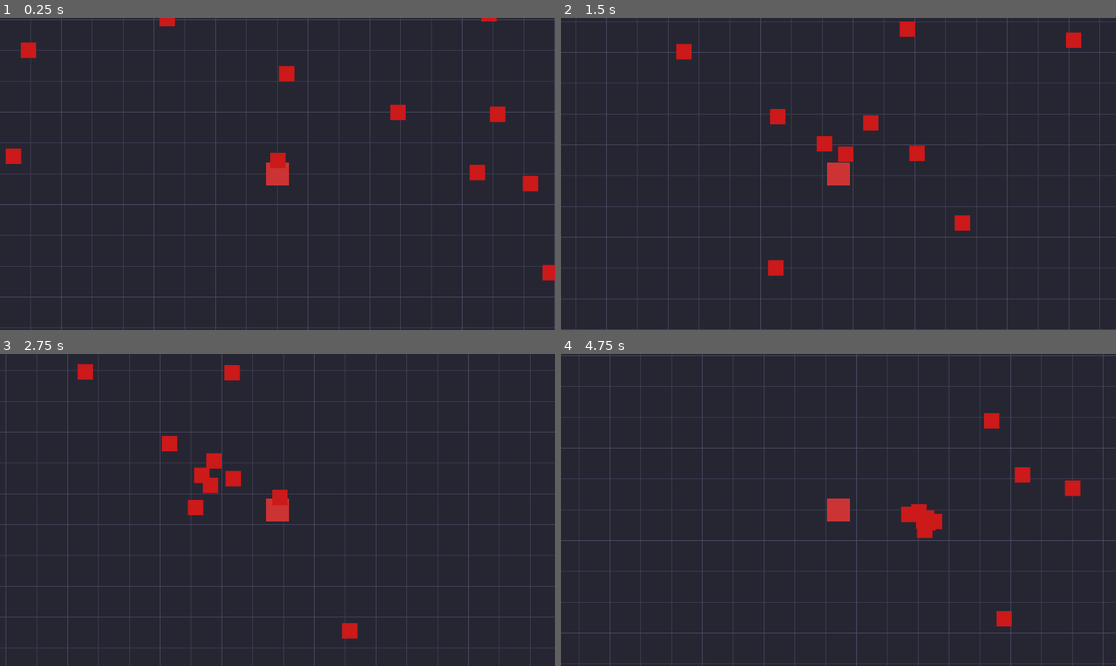
Above: before the commit, frames 1-4 (two rows, left to right).
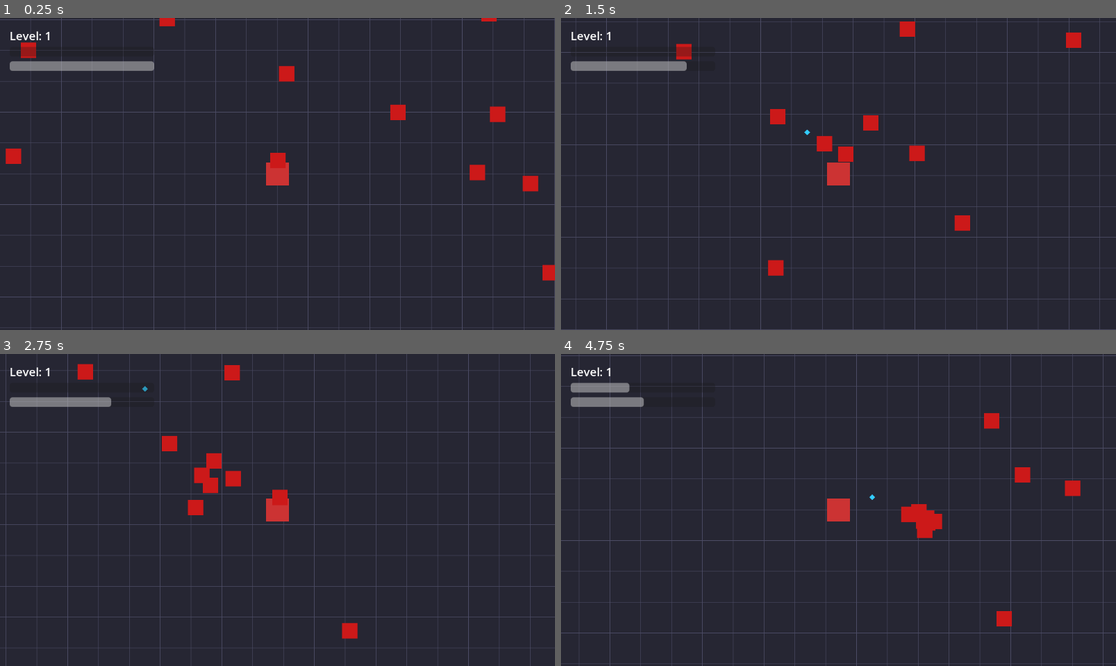
Above: after the commit, the same moments.

Repository: marlonpg/poc-vampire-raiders
Game: Godot game, scene res://scenes/world/GameWorld.tscn
Two runs of this game, one before a commit and one after it. Both use one fixed random seed, a clock stepped at 60 frames per second and the inputs below.
Inputs:
- Up to frame 1 (0.25 s): no input
- Up to frame 2 (1.5 s): hold D (move_right) 0.53-1.28 s; hold S (move_down) from 1.28 s (still down)
- Up to frame 3 (2.75 s): release S (move_down) at 2.03 s; hold D (move_right) from 2.03 s (still down)
- Up to frame 4 (4.75 s): release D (move_right) at 2.78 s; hold W (move_up) 2.78-3.53 s; hold A (move_left) from 3.53 s (still down)

The runs differ from the first frame. In frame 1, 1.0% of the frame differs, in the area x 1-28%, y 4-17%; in frame 2, 0.8%; in frame 3, 0.7%; in frame 4, 0.9%.

Commit message:
feat: implement core gameplay loop with progression system
- Add player movement with WASD/arrow keys on 100x100 grid map
- Implement enemy spawning system (400 enemies at start)
- Add enemy AI with 8-square aggro range
- Create auto-targeting weapon system (7-square range)
- Implement XP drops and collection on enemy death
- Add leveling system with exponential XP scaling
- Create health/damage system with invincibility frames
- Build level-up menu with 5 upgrade choices:
  * Faster Attacks (-20% cooldown)
  * More Damage (+2 per shot)
  * Move Speed (+50 speed)
  * Max Health (+20 HP)
  * Weapon Range (+2 squares)
- Add HUD with level, XP bar, and health bar
- Implement game over and scene restart on death

Core Vampire Survivors-style loop now functional: spawn weak, kill enemies, collect XP, level up, grow stronger, survive.

Diff:
--- a/poc-godot/vampire-raiders/scenes/enemies/BasicEnemy.tscn
+++ b/poc-godot/vampire-raiders/scenes/enemies/BasicEnemy.tscn
@@ -1,6 +1,7 @@
-[gd_scene load_steps=3 format=3 uid="uid://c8yqm3xr5vn2w"]
+[gd_scene load_steps=4 format=3 uid="uid://c8yqm3xr5vn2w"]
 
 [ext_resource type="Script" path="res://scripts/enemies/basic_enemy.gd" id="1_enemy"]
+[ext_resource type="PackedScene" uid="uid://bq5m8xr3vn4w2" path="res://scenes/loot/XPGem.tscn" id="2_xp"]
 
 [sub_resource type="CircleShape2D" id="CircleShape2D_enemy"]
 radius = 12.0
@@ -9,6 +10,7 @@
 collision_layer = 2
 collision_mask = 1
 script = ExtResource("1_enemy")
+xp_gem_scene = ExtResource("2_xp")
 
 [node name="CollisionShape2D" type="CollisionShape2D" parent="."]
 shape = SubResource("CircleShape2D_enemy")
--- /dev/null
+++ b/poc-godot/vampire-raiders/scenes/loot/XPGem.tscn
@@ -0,0 +1,18 @@
+[gd_scene load_steps=3 format=3 uid="uid://bq5m8xr3vn4w2"]
+
+[ext_resource type="Script" path="res://scripts/systems/xp_gem.gd" id="1_xp"]
+
+[sub_resource type="CircleShape2D" id="CircleShape2D_xp"]
+radius = 8.0
+
+[node name="XPGem" type="Area2D"]
+collision_layer = 8
+collision_mask = 1
+script = ExtResource("1_xp")
+
+[node name="CollisionShape2D" type="CollisionShape2D" parent="."]
+shape = SubResource("CircleShape2D_xp")
+
+[node name="Visual" type="Polygon2D" parent="."]
+color = Color(0.2, 0.8, 1, 1)
+polygon = PackedVector2Array(-6, 0, 0, -6, 6, 0, 0, 6)
--- /dev/null
+++ b/poc-godot/vampire-raiders/scenes/ui/HUD.tscn
@@ -0,0 +1,34 @@
+[gd_scene load_steps=3 format=3 uid="uid://c3xnayr5vn8w3"]
+
+[ext_resource type="Script" path="res://scripts/ui/hud.gd" id="1_hud"]
+[ext_resource type="PackedScene" uid="uid://d8xm3yr5vn9w4" path="res://scenes/ui/LevelUpMenu.tscn" id="2_menu"]
+
+[node name="HUD" type="CanvasLayer"]
+script = ExtResource("1_hud")
+
+[node name="LevelLabel" type="Label" parent="."]
+offset_left = 20.0
+offset_top = 20.0
+offset_right = 150.0
+offset_bottom = 50.0
+theme_override_font_sizes/font_size = 24
+text = "Level: 1"
+
+[node name="XPBar" type="ProgressBar" parent="."]
+offset_left = 20.0
+offset_top = 60.0
+offset_right = 320.0
+offset_bottom = 80.0
+max_value = 100.0
+show_percentage = false
+
+[node name="HealthBar" type="ProgressBar" parent="."]
+offset_left = 20.0
+offset_top = 90.0
+offset_right = 320.0
+offset_bottom = 110.0
+max_value = 100.0
+value = 100.0
+show_percentage = false
+
+[node name="LevelUpMenu" parent="." instance=ExtResource("2_menu")]
--- /dev/null
+++ b/poc-godot/vampire-raiders/scenes/ui/LevelUpMenu.tscn
@@ -0,0 +1,51 @@
+[gd_scene load_steps=2 format=3 uid="uid://ejriwuwche6d"]
+
+[ext_resource type="Script" path="res://scripts/ui/level_up_menu.gd" id="1_menu"]
+
+[node name="LevelUpMenu" type="CanvasLayer"]
+process_mode = 3
+script = ExtResource("1_menu")
+
+[node name="Panel" type="Panel" parent="."]
+anchors_preset = 8
+anchor_left = 0.5
+anchor_top = 0.5
+anchor_right = 0.5
+anchor_bottom = 0.5
+offset_left = -200.0
+offset_top = -150.0
+offset_right = 200.0
+offset_bottom = 150.0
+grow_horizontal = 2
+grow_vertical = 2
+
+[node name="VBoxContainer" type="VBoxContainer" parent="Panel"]
+layout_mode = 1
+anchors_preset = 15
+anchor_right = 1.0
+anchor_bottom = 1.0
+grow_horizontal = 2
+grow_vertical = 2
+theme_override_constants/separation = 20
+alignment = 1
+
+[node name="Title" type="Label" parent="Panel/VBoxContainer"]
+layout_mode = 2
+text = "LEVEL UP!"
+horizontal_alignment = 1
+vertical_alignment = 1
+
+[node name="Option1" type="Button" parent="Panel/VBoxContainer"]
+custom_minimum_size = Vector2(0, 60)
+layout_mode = 2
+text = "Option 1"
+
+[node name="Option2" type="Button" parent="Panel/VBoxContainer"]
+custom_minimum_size = Vector2(0, 60)
+layout_mode = 2
+text = "Option 2"
+
+[node name="Option3" type="Button" parent="Panel/VBoxContainer"]
+custom_minimum_size = Vector2(0, 60)
+layout_mode = 2
+text = "Option 3"
--- a/poc-godot/vampire-raiders/scenes/world/GameWorld.tscn
+++ b/poc-godot/vampire-raiders/scenes/world/GameWorld.tscn
@@ -1,9 +1,10 @@
-[gd_scene load_steps=5 format=3 uid="uid://4lxpvhcjobee"]
+[gd_scene load_steps=6 format=3 uid="uid://4lxpvhcjobee"]
 
 [ext_resource type="PackedScene" uid="uid://bxqvh5yjwxfyh" path="res://scenes/player/Player.tscn" id="1_player"]
 [ext_resource type="Script" path="res://scripts/world/grid_background.gd" id="2_grid"]
 [ext_resource type="Script" path="res://scripts/managers/enemy_spawner.gd" id="3_spawner"]
 [ext_resource type="PackedScene" uid="uid://c8yqm3xr5vn2w" path="res://scenes/enemies/BasicEnemy.tscn" id="4_enemy"]
+[ext_resource type="PackedScene" uid="uid://c3xm9yr5vn8w3" path="res://scenes/ui/HUD.tscn" id="5_hud"]
 
 [node name="GameWorld" type="Node2D"]
 
@@ -26,3 +27,5 @@
 enemy_scene = ExtResource("4_enemy")
 initial_enemy_count = 400
 map_size = 100
+
+[node name="HUD" parent="." instance=ExtResource("5_hud")]
--- a/poc-godot/vampire-raiders/scripts/enemies/basic_enemy.gd
+++ b/poc-godot/vampire-raiders/scripts/enemies/basic_enemy.gd
@@ -3,24 +3,45 @@
 @export var speed: float = 150.0
 @export var health: int = 10
 @export var aggro_range: float = 512.0
+@export var damage: int = 10
+@export var xp_gem_scene: PackedScene
 
 var player: CharacterBody2D
+var damage_cooldown: float = 0.0
 
 func _ready() -> void:
 	add_to_group("enemies")
 	player = get_tree().get_first_node_in_group("player")
 
-func _physics_process(_delta: float) -> void:
+func _physics_process(delta: float) -> void:
+	if damage_cooldown > 0:
+		damage_cooldown -= delta
+
 	if player:
 		var distance = global_position.distance_to(player.global_position)
 		if distance <= aggro_range:
 			var direction = (player.global_position - global_position).normalized()
 			velocity = direction * speed
 			move_and_slide()
+
+			if get_slide_collision_count() > 0:
+				for i in get_slide_collision_count():
+					var collision = get_slide_collision(i)
+					if collision.get_collider() == player and damage_cooldown <= 0:
+						if player.has_method("take_damage"):
+							player.take_damage(damage)
+							damage_cooldown = 1.0
 		else:
 			velocity = Vector2.ZERO
 
 func take_damage(amount: int) -> void:
 	health -= amount
 	if health <= 0:
+		drop_xp()
 		queue_free()
+
+func drop_xp() -> void:
+	if xp_gem_scene:
+		var gem = xp_gem_scene.instantiate()
+		gem.global_position = global_position
+		get_tree().root.add_child(gem)
--- a/poc-godot/vampire-raiders/scripts/player/player.gd
+++ b/poc-godot/vampire-raiders/scripts/player/player.gd
@@ -1,11 +1,72 @@
 extends CharacterBody2D
 
 @export var speed: float = 300.0
+@export var max_health: int = 100
+@export var invincibility_time: float = 0.5
+
+var level: int = 1
+var xp: int = 0
+var xp_to_next_level: int = 5
+var health: int = 100
+var invincible: bool = false
+
+signal level_up(new_level: int)
+signal health_changed(current_health: int, max_health: int)
+signal player_died
 
 func _ready() -> void:
 	add_to_group("player")
+	health = max_health
 
 func _physics_process(_delta: float) -> void:
 	var input_direction = Input.get_vector("move_left", "move_right", "move_up", "move_down")
 	velocity = input_direction * speed
 	move_and_slide()
+
+func add_xp(amount: int) -> void:
+	xp += amount
+	while xp >= xp_to_next_level:
+		xp -= xp_to_next_level
+		level += 1
+		xp_to_next_level = int(5 * pow(1.2, level - 1))
+		level_up.emit(level)
+
+func apply_upgrade(upgrade_type: String) -> void:
+	match upgrade_type:
+		"fire_rate":
+			var weapon = get_node_or_null("WeaponController")
+			if weapon:
+				weapon.fire_rate *= 0.8
+		"damage":
+			var weapon = get_node_or_null("WeaponController")
+			if weapon and weapon.projectile_scene:
+				pass
+		"speed":
+			speed += 50
+		"max_health":
+			max_health += 20
+			health += 20
+			health_changed.emit(health, max_health)
+		"weapon_range":
+			var weapon = get_node_or_null("WeaponController")
+			if weapon:
+				weapon.max_range += 128
+
+func take_damage(amount: int) -> void:
+	if invincible:
+		return
+
+	health -= amount
+	health_changed.emit(health, max_health)
+
+	if health <= 0:
+		die()
+	else:
+		invincible = true
+		await get_tree().create_timer(invincibility_time).timeout
+		invincible = false
+
+func die() -> void:
+	player_died.emit()
+	print("Player died!")
+	get_tree().reload_current_scene()
--- /dev/null
+++ b/poc-godot/vampire-raiders/scripts/systems/xp_gem.gd
@@ -0,0 +1,12 @@
+extends Area2D
+
+@export var xp_value: int = 1
+
+func _ready() -> void:
+	body_entered.connect(_on_body_entered)
+
+func _on_body_entered(body: Node2D) -> void:
+	if body.is_in_group("player"):
+		if body.has_method("add_xp"):
+			body.add_xp(xp_value)
+		queue_free()
--- /dev/null
+++ b/poc-godot/vampire-raiders/scripts/ui/hud.gd
@@ -0,0 +1,34 @@
+extends CanvasLayer
+
+@onready var level_label = $LevelLabel
+@onready var xp_bar = $XPBar
+@onready var health_bar = $HealthBar
+@onready var level_up_menu = $LevelUpMenu
+
+var player: CharacterBody2D
+
+func _ready() -> void:
+	player = get_tree().get_first_node_in_group("player")
+	if player:
+		player.level_up.connect(_on_player_level_up)
+		player.health_changed.connect(_on_player_health_changed)
+
+	if level_up_menu:
+		level_up_menu.upgrade_selected.connect(_on_upgrade_selected)
+
+func _process(_delta: float) -> void:
+	if player:
+		level_label.text = "Level: %d" % player.level
+		xp_bar.value = float(player.xp) / float(player.xp_to_next_level) * 100.0
+		health_bar.value = float(player.health) / float(player.max_health) * 100.0
+
+func _on_player_level_up(new_level: int) -> void:
+	if level_up_menu:
+		level_up_menu.show_upgrades()
+
+func _on_upgrade_selected(upgrade_type: String) -> void:
+	if player:
+		player.apply_upgrade(upgrade_type)
+
+func _on_player_health_changed(current_health: int, max_health: int) -> void:
+	health_bar.value = float(current_health) / float(max_health) * 100.0
--- /dev/null
+++ b/poc-godot/vampire-raiders/scripts/ui/level_up_menu.gd
@@ -0,0 +1,45 @@
+extends CanvasLayer
+
+signal upgrade_selected(upgrade_type: String)
+
+@onready var panel = $Panel
+@onready var option1 = $Panel/VBoxContainer/Option1
+@onready var option2 = $Panel/VBoxContainer/Option2
+@onready var option3 = $Panel/VBoxContainer/Option3
+
+var upgrades = [
+	{"id": "fire_rate", "name": "Faster Attacks", "desc": "-20% cooldown"},
+	{"id": "damage", "name": "More Damage", "desc": "+2 damage"},
+	{"id": "speed", "name": "Move Speed", "desc": "+50 speed"},
+	{"id": "max_health", "name": "Max Health", "desc": "+20 max HP"},
+	{"id": "weapon_range", "name": "Weapon Range", "desc": "+2 squares range"}
+]
+
+func _ready() -> void:
+	hide()
+	option1.pressed.connect(func(): _on_option_selected(0))
+	option2.pressed.connect(func(): _on_option_selected(1))
+	option3.pressed.connect(func(): _on_option_selected(2))
+
+func show_upgrades() -> void:
+	get_tree().paused = true
+	show()
+
+	var available = upgrades.duplicate()
+	available.shuffle()
+
+	option1.text = "%s\n%s" % [available[0].name, available[0].desc]
+	option1.set_meta("upgrade", available[0].id)
+
+	option2.text = "%s\n%s" % [available[1].name, available[1].desc]
+	option2.set_meta("upgrade", available[1].id)
+
+	option3.text = "%s\n%s" % [available[2].name, available[2].desc]
+	option3.set_meta("upgrade", available[2].id)
+
+func _on_option_selected(index: int) -> void:
+	var button = [option1, option2, option3][index]
+	var upgrade = button.get_meta("upgrade")
+	upgrade_selected.emit(upgrade)
+	get_tree().paused = false
+	hide()
Not shown, added: poc-godot/vampire-raiders/scripts/systems/xp_gem.gd.uid
Not shown, added: poc-godot/vampire-raiders/scripts/ui/hud.gd.uid
Not shown, added: poc-godot/vampire-raiders/scripts/ui/level_up_menu.gd.uid
